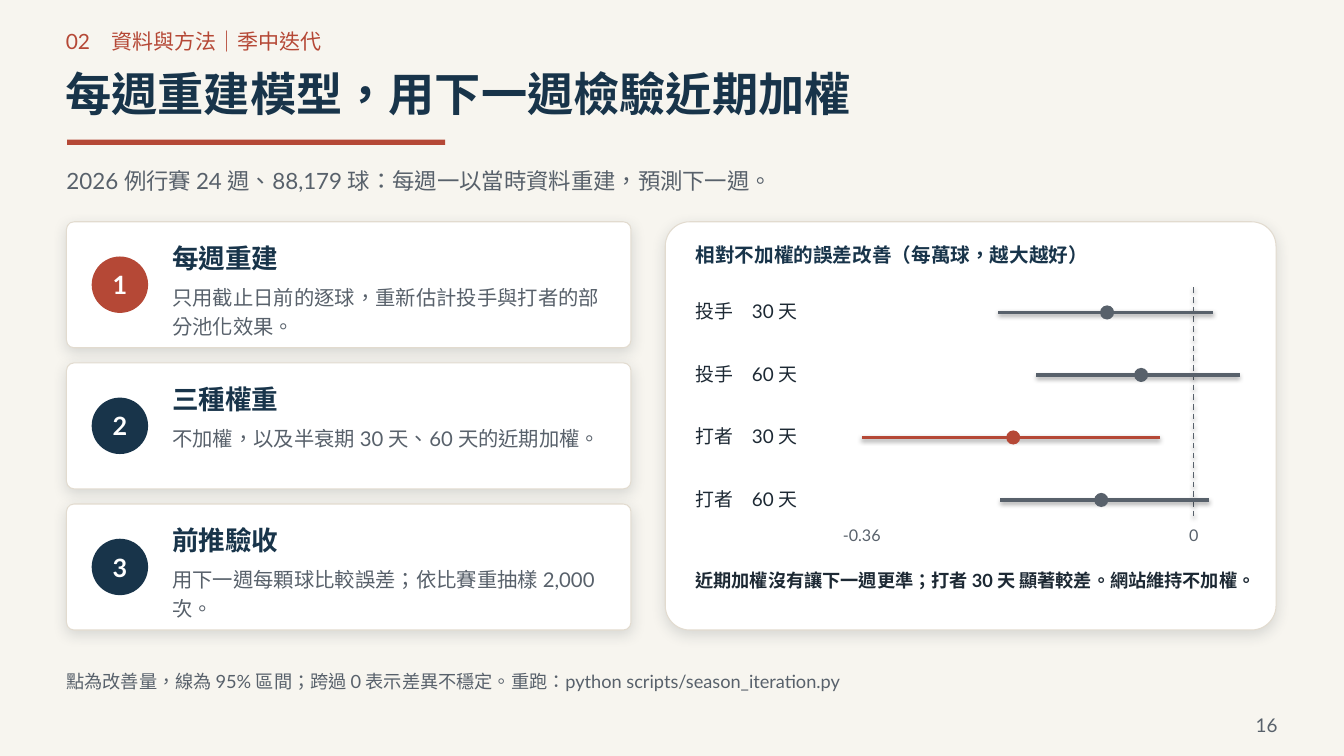
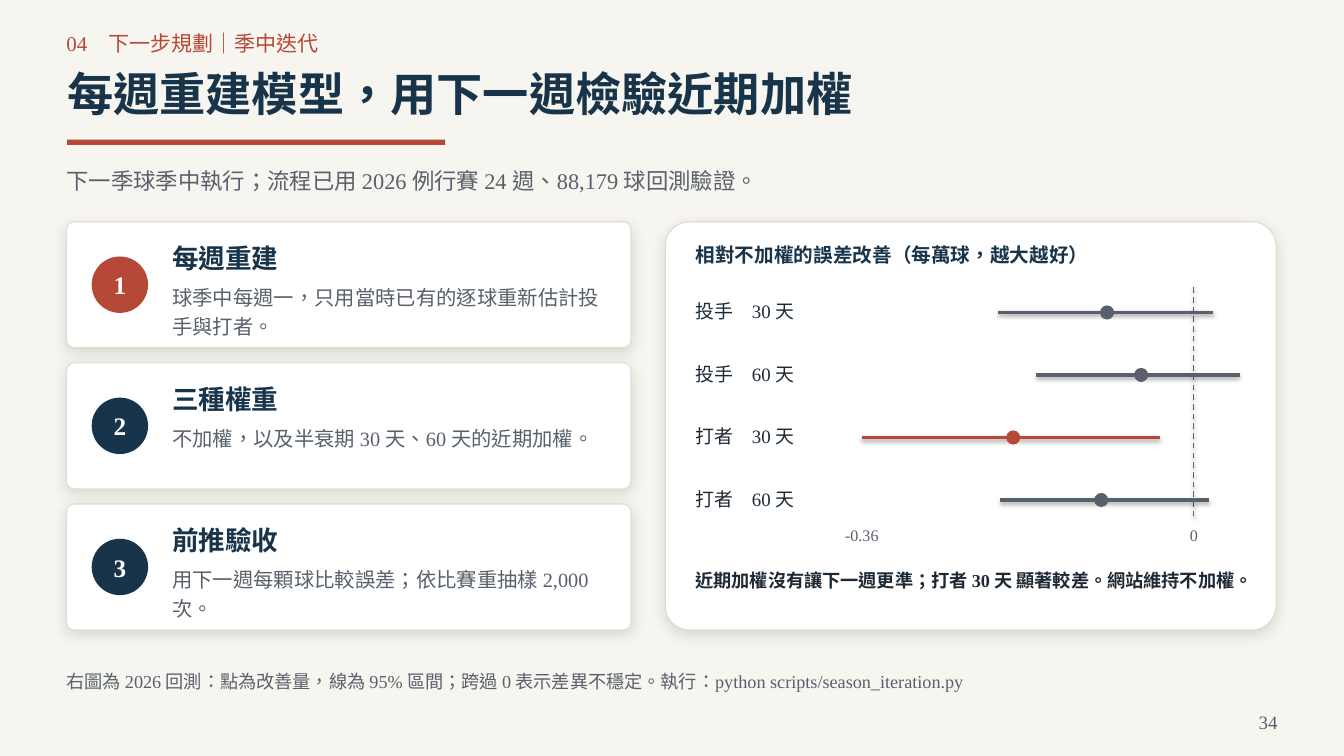
Before and after one commit to Da-Xiong-Chen/baseball_project, a slide deck: slide 34 of presentations/competition-2026/sync-20261115/一球兩面_臨場用人決策_2026球季版_38頁.pptx (slide 16 before the commit). Drawn at 1344x756 pixels with LibreOffice and Linux fonts; fonts in the diff are those of the drawing. Boxes give left, top, right and bottom in pixels: in the first picture for what was removed or moved away, otherwise in the second. Text is boxed around its words. In the diff, an @@ line names an element or a change of style, - is before the commit and + after.

Commit message:
簡報：季中迭代移到下一步規劃，字型改回中文標楷體、英文 Times New Roman

```diff
--- a/presentations/competition-2026/sync-20261115/一球兩面_臨場用人決策_2026球季版_38頁.pptx
+++ b/presentations/competition-2026/sync-20261115/一球兩面_臨場用人決策_2026球季版_38頁.pptx
@@ text at (66, 32, 318, 54): text changed; font Lato to Times New Roman @@
-02 資料與方法｜季中迭代
+04 下一步規劃｜季中迭代
@@ font Lato to Times New Roman in 13 elements at (92, 256, 148, 313), (92, 397, 148, 454), (172, 429, 593, 448), (92, 538, 148, 595), (172, 570, 589, 618), (695, 302, 794, 320), (695, 365, 794, 383), (695, 427, 794, 445), (695, 490, 794, 508), (845, 530, 879, 541), (1190, 530, 1198, 541), (695, 571, 1253, 589), (67, 71, 852, 116) @@
@@ text at (66, 170, 758, 192): text changed; font Lato to Times New Roman @@
-2026 例行賽 24 週、88,179 球：每週一以當時資料重建，預測下一週。
+下一季球季中執行；流程已用 2026 例行賽 24 週、88,179 球回測驗證。
@@ text at (172, 288, 599, 336): text changed; font Lato to Times New Roman @@
-只用截止日前的逐球，重新估計投手與打者的部分池化效果。
+球季中每週一，只用當時已有的逐球重新估計投手與打者。
@@ text at (66, 672, 963, 692): text changed; font Lato to Times New Roman @@
-點為改善量，線為 95% 區間；跨過 0 表示差異不穩定。重跑：python scripts/season_iteration.py
+右圖為 2026 回測：點為改善量，線為 95% 區間；跨過 0 表示差異不穩定。執行：python scripts/season_iteration.py
@@ text at (1259, 716, 1278, 729): text changed; font Lato to Times New Roman @@
-16
+34
```
Also in this commit, not shown: 37 other slides changed, 3 other files.
